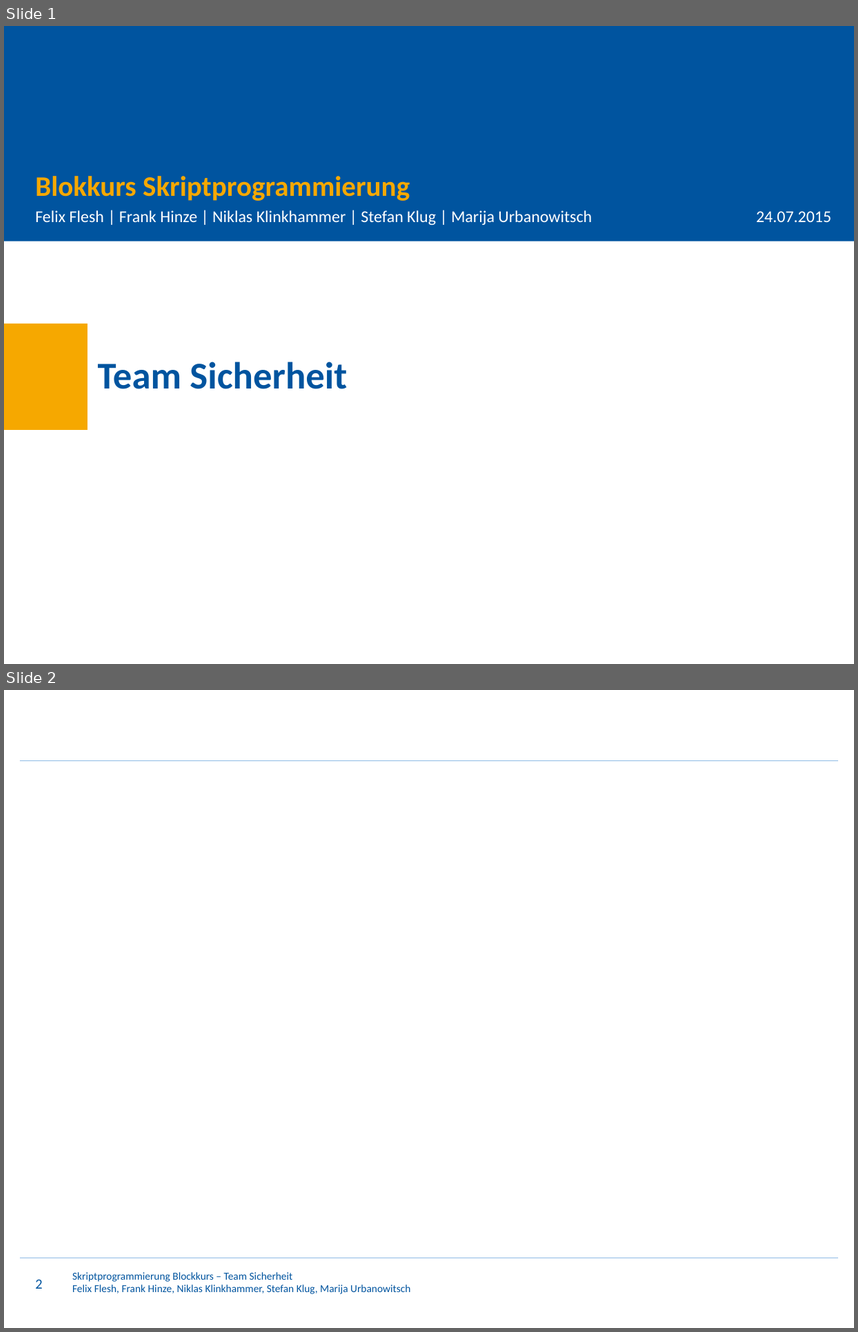
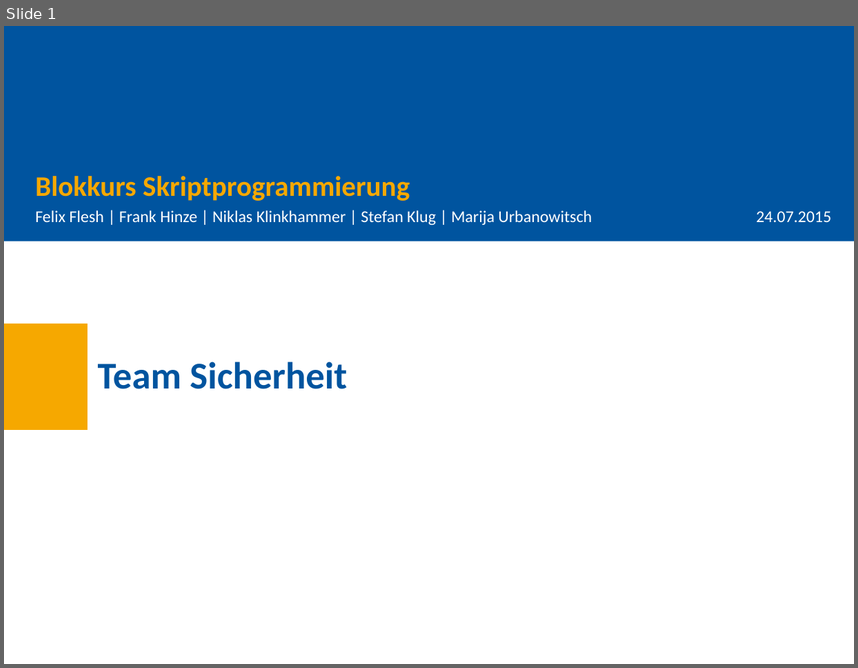
Before and after one commit to StKlug/SkriptprogrammierungBrowserspiel, a slide deck: Praesentation.pptx. Shown one above the other, each under a label of ours: slides 1 and 2 before the commit, slide 1 after it. The pictures are 858x1332 and 858x668 pixels, drawn with LibreOffice and Linux fonts; fonts in the diff are those of the drawing. Boxes give left, top, right and bottom in pixels: in the first picture for what was removed or moved away, otherwise in the second. Text is boxed around its words. In the diff, an @@ line names an element or a change of style, - is before the commit and + after.

```diff
--- a/Praesentation.pptx
+++ b/Praesentation.pptx
@@ slide 2 removed at (4,690,854,1328), background #FFFFFF @@
@@ line removed from (20, 760) to (838, 760) @@
@@ line removed from (20, 1258) to (838, 1258) @@
@@ page number removed at (35,1279,42,1288) @@
-2
@@ text removed at (72,1272,410,1294) @@
-Skriptprogrammierung Blockkurs – Team Sicherheit
-Felix Flesh, Frank Hinze, Niklas Klinkhammer, Stefan Klug, Marija Urbanowitsch
```
Also in this commit, not shown: 5 slides added, 2 other files.
